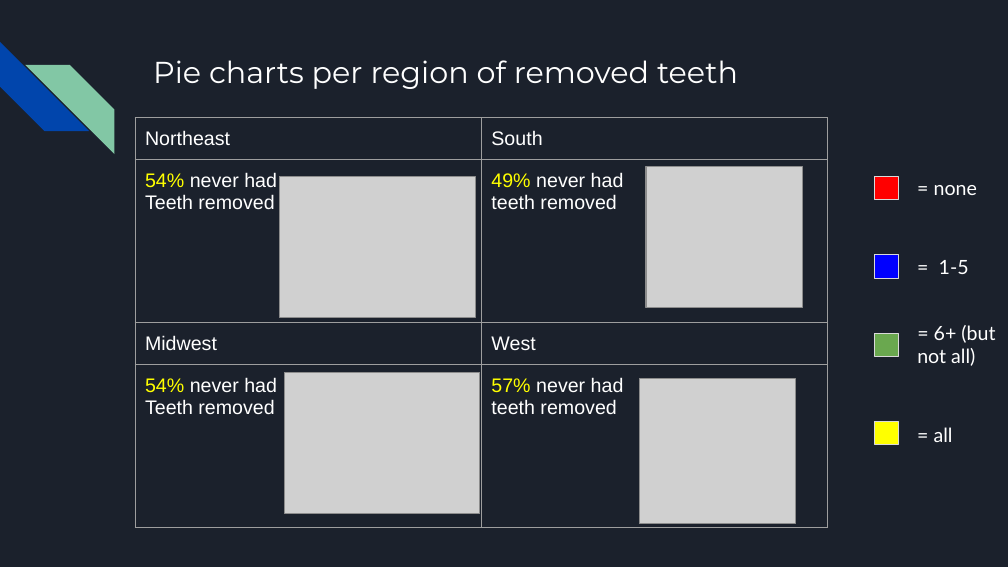
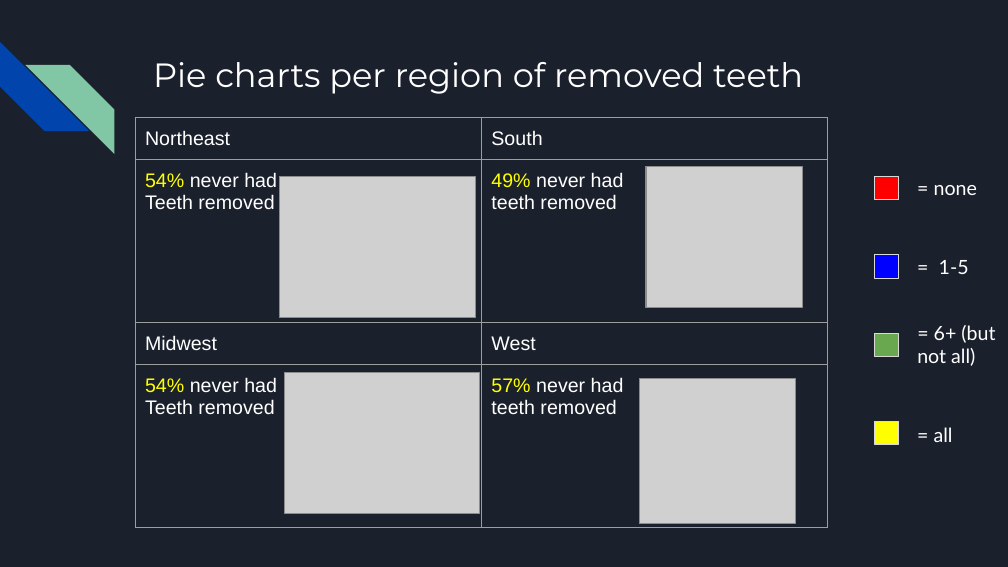
Before and after one commit to anelaherandez/Project_1_Team7, a slide deck: slide 11 of Team 7 .pptx. Drawn at 1008x567 pixels with LibreOffice and Linux fonts; fonts in the diff are those of the drawing; grey boxes stand for pictures. Boxes give left, top, right and bottom in pixels: in the first picture for what was removed or moved away, otherwise in the second. Text is boxed around its words. In the diff, an @@ line names an element or a change of style, - is before the commit and + after.

```diff
--- a/Team 7 .pptx
+++ b/Team 7 .pptx
@@ title "Pie charts per region of ..." at bbox=[153, 62, 803, 94]: size 21.6 to 24 pt @@
```
Also in this commit, not shown: 7 other slides changed.
